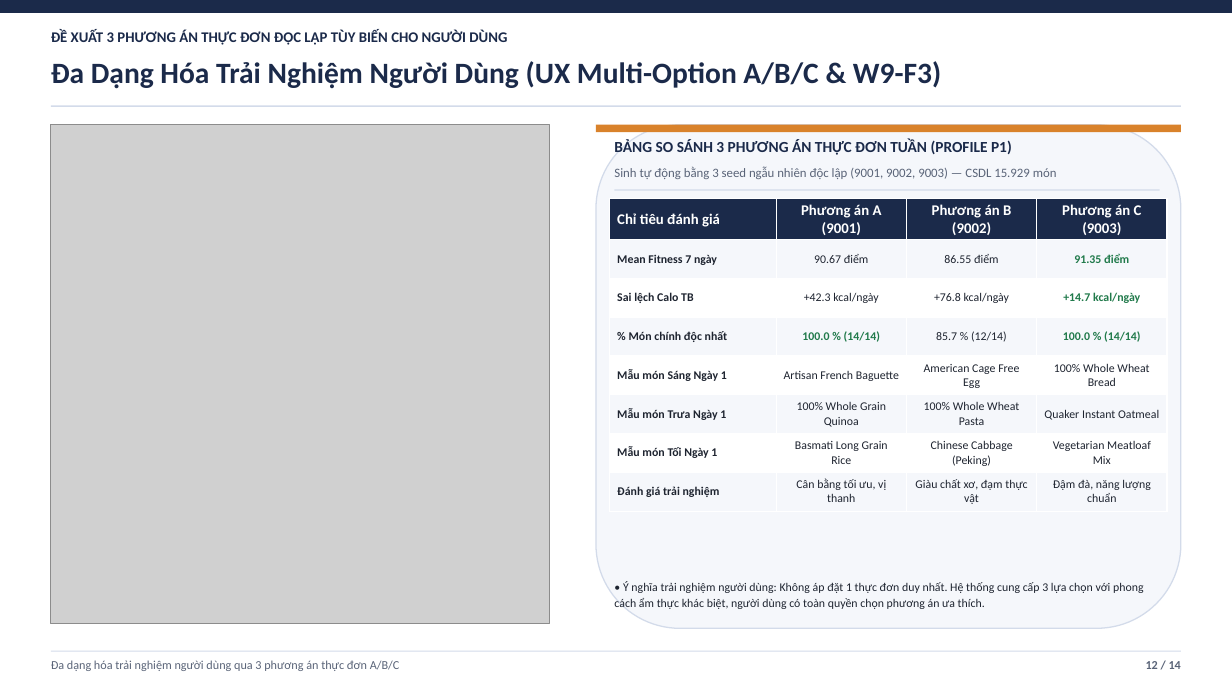
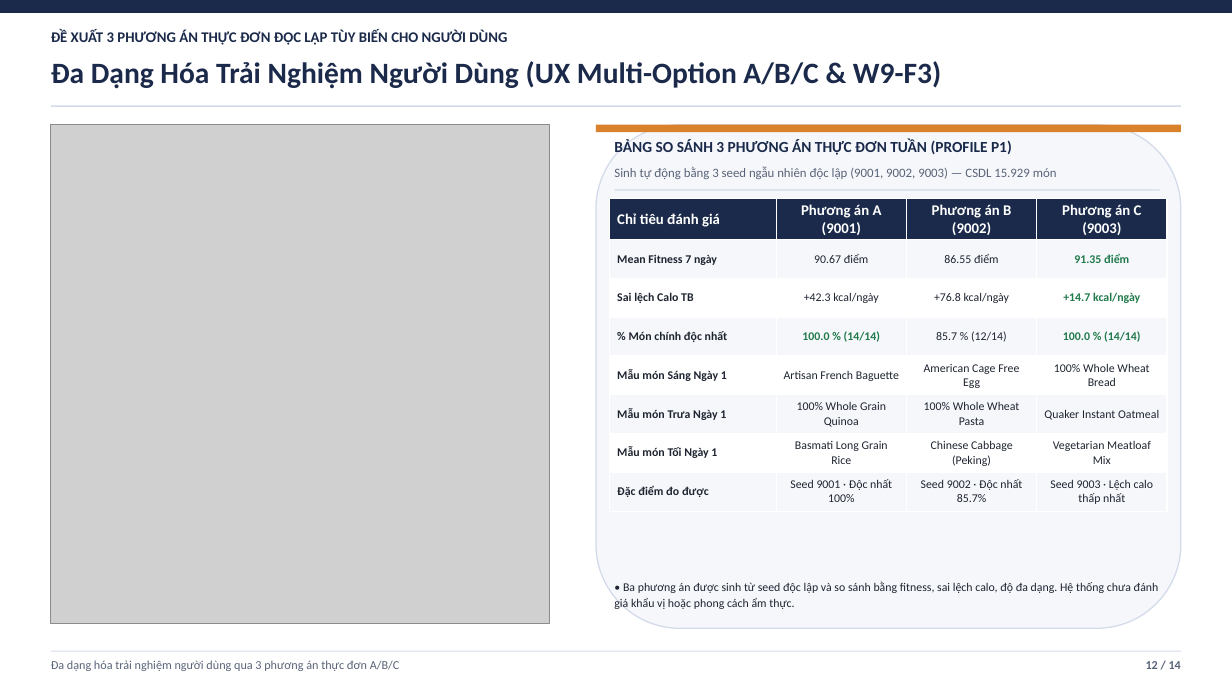
Before and after one commit to duylequang2303/DBO_heathcare, a slide deck: slide 12 of docs/slides/Slide_Bao_Cao_Tuan_8_9_DBO_IDBO.pptx. Drawn at 1232x693 pixels with LibreOffice and Linux fonts; fonts in the diff are those of the drawing; grey boxes stand for pictures. Boxes give left, top, right and bottom in pixels: in the first picture for what was removed or moved away, otherwise in the second. Text is boxed around its words. In the diff, an @@ line names an element or a change of style, - is before the commit and + after.

```diff
--- a/docs/slides/Slide_Bao_Cao_Tuan_8_9_DBO_IDBO.pptx
+++ b/docs/slides/Slide_Bao_Cao_Tuan_8_9_DBO_IDBO.pptx
@@ table at <box>610,199,1167,509</box> @@
-row 8: Đánh giá trải nghiệm | Cân bằng tối ưu, vị thanh | Giàu chất xơ, đạm thực vật | Đậm đà, năng lượng chuẩn
+row 8: Đặc điểm đo được | Seed 9001 · Độc nhất 100% | Seed 9002 · Độc nhất 85.7% | Seed 9003 · Lệch calo thấp nhất
@@ text at <box>614,581,1159,609</box>: text changed @@
-• Ý nghĩa trải nghiệm người dùng: Không áp đặt 1 thực đơn duy nhất. Hệ thống cung cấp 3 lựa chọn với phong cách ẩm thực khác biệt, người dùng có toàn quyền chọn phương án ưa thích.
+• Ba phương án được sinh từ seed độc lập và so sánh bằng fitness, sai lệch calo, độ đa dạng. Hệ thống chưa đánh giá khẩu vị hoặc phong cách ẩm thực.
```
Also in this commit, not shown: 9 other slides changed, 2 other files.
